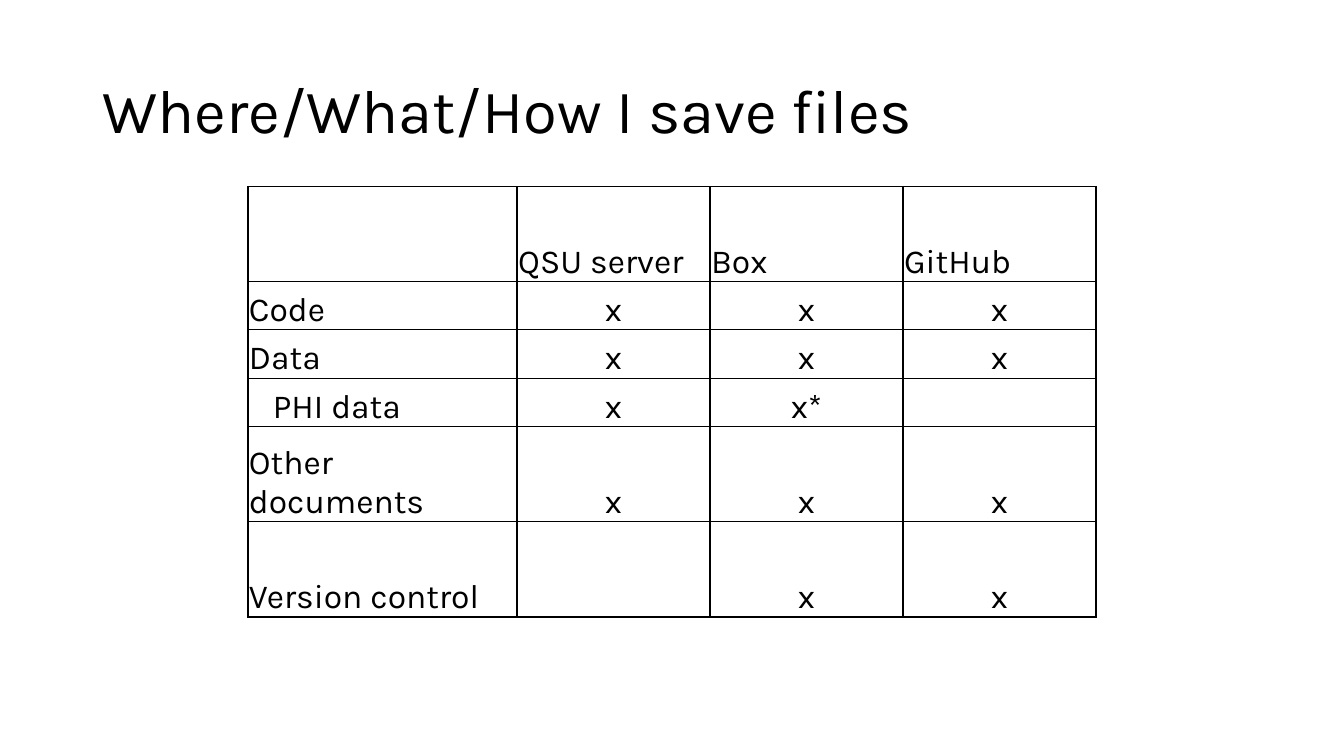
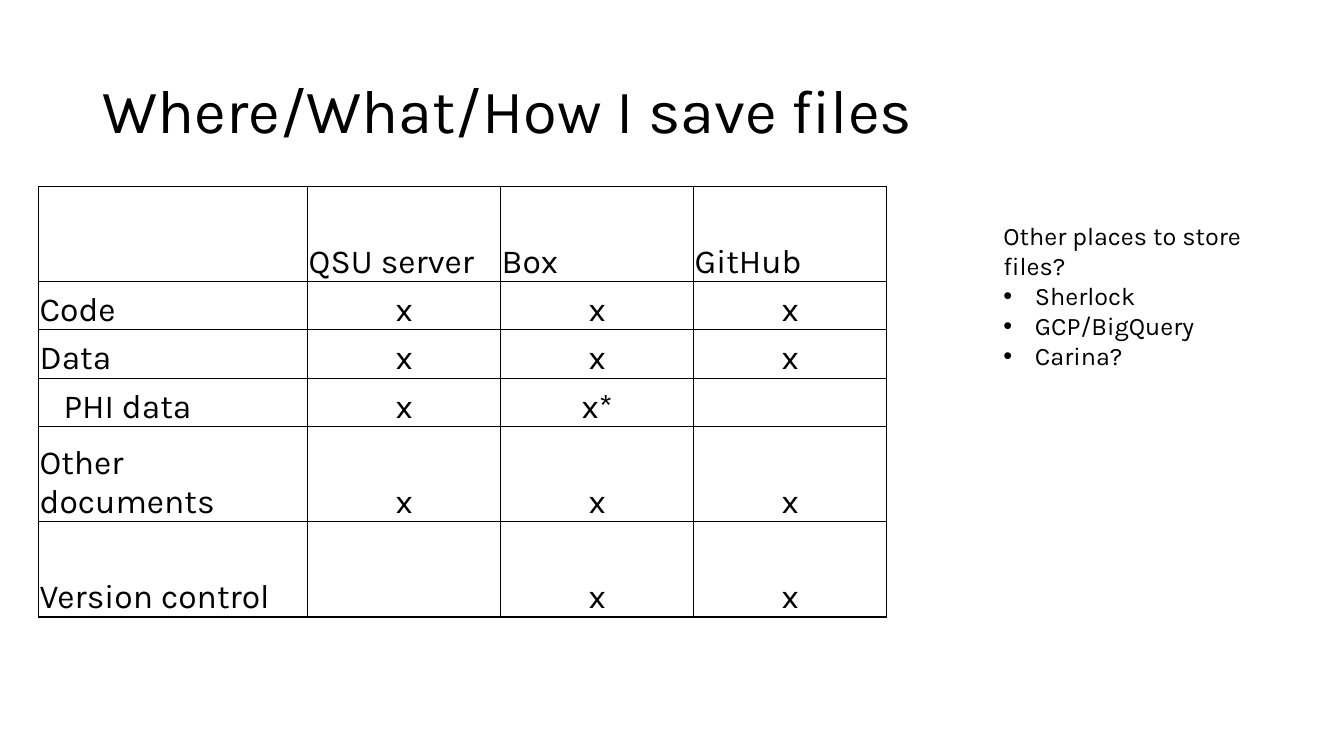
Before and after one commit to justinhylee/QSU_RWorkshop, a slide deck: slide 3 of slides/Session1.pptx. Drawn at 1344x756 pixels with LibreOffice and Linux fonts; fonts in the diff are those of the drawing. Boxes give left, top, right and bottom in pixels: in the first picture for what was removed or moved away, otherwise in the second. Text is boxed around its words. In the diff, an @@ line names an element or a change of style, - is before the commit and + after.

```diff
--- a/slides/Session1.pptx
+++ b/slides/Session1.pptx
@@ table moved from (x1=248, y1=187, x2=1095, y2=621) to (x1=38, y1=187, x2=885, y2=621) @@
@@ text added at (x1=1003, y1=227, x2=1240, y2=366), 18 pt, text #000000 @@
+Other places to store files?
+• Sherlock
+• GCP/BigQuery
+• Carina?
```
Also in this commit, not shown: 3 other slides changed.
